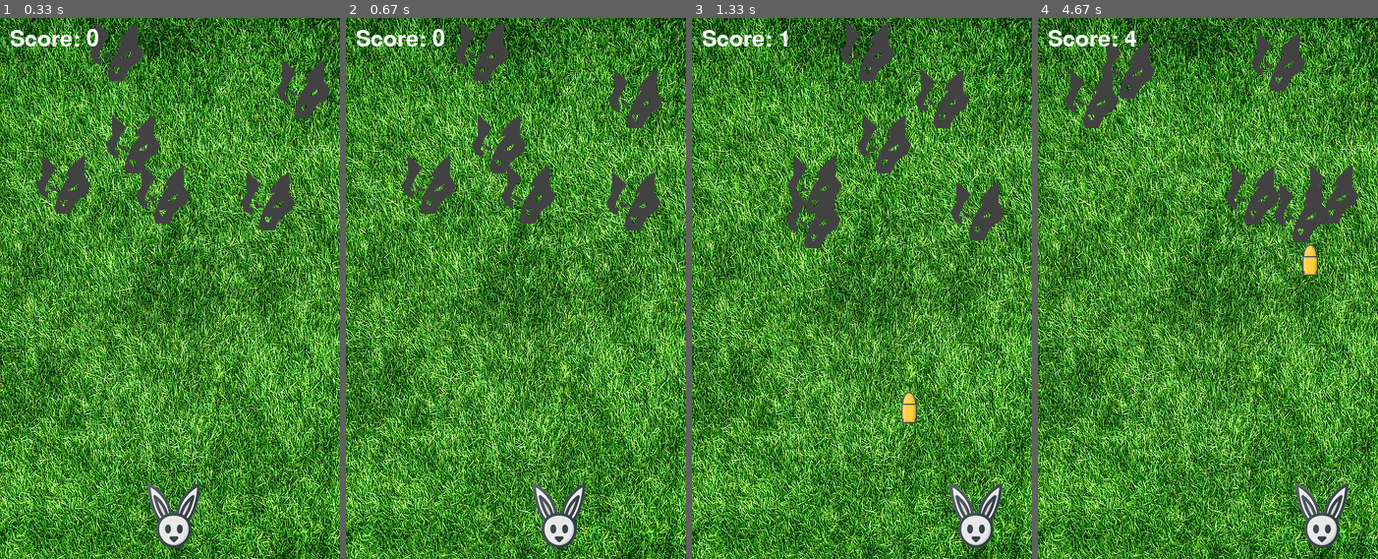
Above: before the commit, frames 1-4 (left to right).
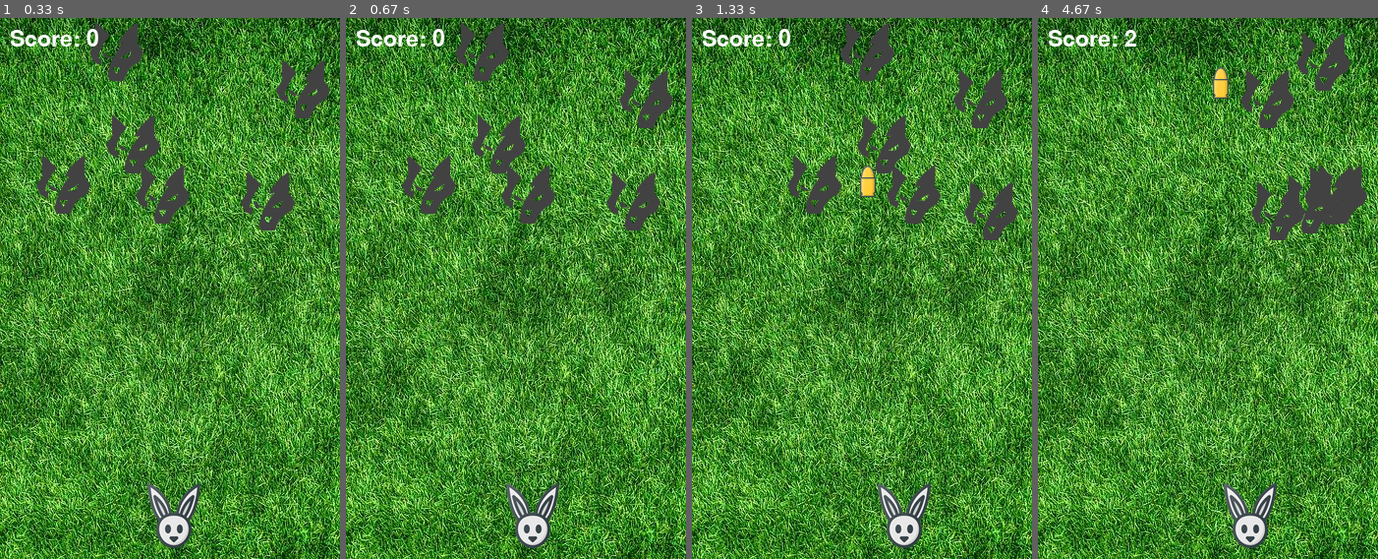
Above: after the commit, the same moments.

Repository: RosaToral/pygame_mis_juegos
Game: pygame game, started from WolfAttack/wolfAttack_v1.py
The game is run twice, just before and just after one commit, with the same random seed, the same clock (stepped at 60 frames per second) and the same inputs.
Inputs:
- Up to frame 1 (0.33 s): no input
- Up to frame 2 (0.67 s): hold Right from 0.33 s (still down)
- Up to frame 3 (1.33 s): release Right at 0.8 s; hold Right 0.83-1.3 s; tap Space at 0.9, 1.2 s
- Up to frame 4 (4.67 s): hold Left 1.33-1.87 s; tap Space at 1.4, 1.7, 1.97, 2.27, 2.4, 2.7, 3.07, 3.37, 3.57, 3.87, 4.07, 4.37, 4.57 s; hold Left 1.9-2.3 s; hold Right 2.33-2.97 s; hold Left 3-3.47 s; hold Right 3.5-3.97 s; hold Right 4-4.47 s; hold Left from 4.5 s (still down)

Frame 1 is identical in both runs. In frame 2, 2.9% of the frame differs, in the area x 47-97%, y 9-98%; in frame 3, 6.8%; in frame 4, 8.3%, in the area x 7-97%, y 2-98%.

Commit message:
Cambio en la velocidad del conejo y de los lobos

Diff:
--- a/WolfAttack/wolfAttack_v1.py
+++ b/WolfAttack/wolfAttack_v1.py
@@ -63,10 +63,10 @@
   global bunnyX_change
   if event.type == pygame.KEYDOWN:
     if event.key == pygame.K_LEFT:
-      bunnyX_change = -2
+      bunnyX_change = -0.7
 
     if event.key == pygame.K_RIGHT:
-      bunnyX_change = 2
+      bunnyX_change = 0.7
 
     if event.key == pygame.K_SPACE:
       shot()
@@ -141,10 +141,10 @@
     wolfX[i] += wolfX_change[i]
 
     if wolfX[i] <= 0:
-      wolfX_change[i] = 1
+      wolfX_change[i] = 0.3
       wolfY[i] += wolfY_change[i]
     elif wolfX[i] >= 282:
-      wolfX_change[i] = -1
+      wolfX_change[i] = -0.3
       wolfY[i] += wolfY_change[i]
 
     enemy(wolfX[i], wolfY[i], i)
